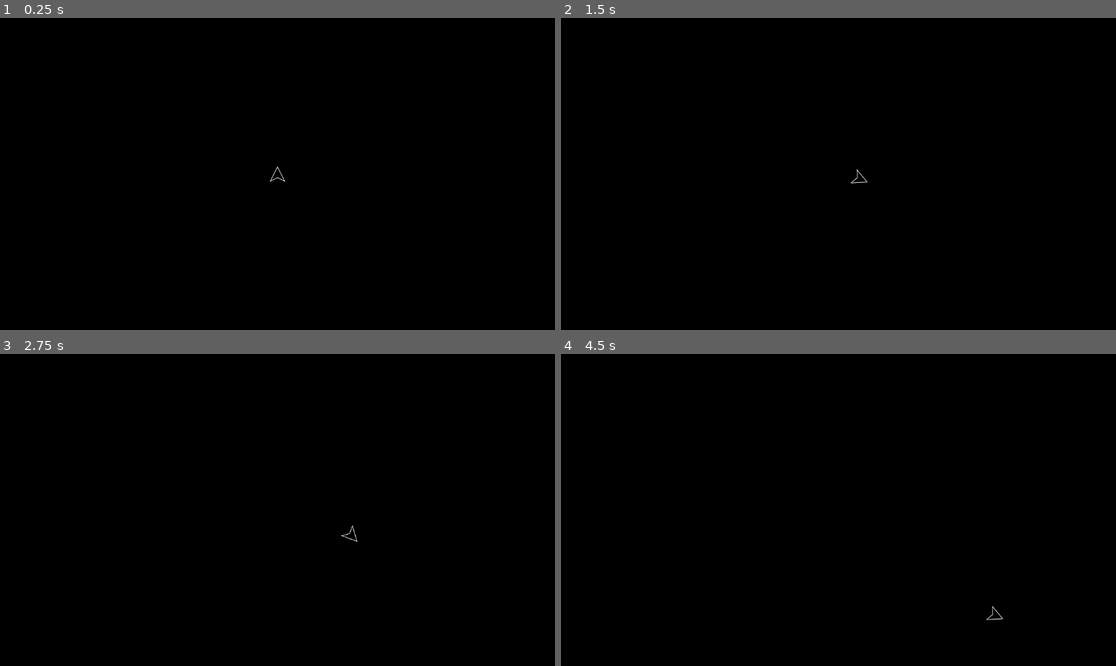
Above: before the commit, frames 1-4 (two rows, left to right).
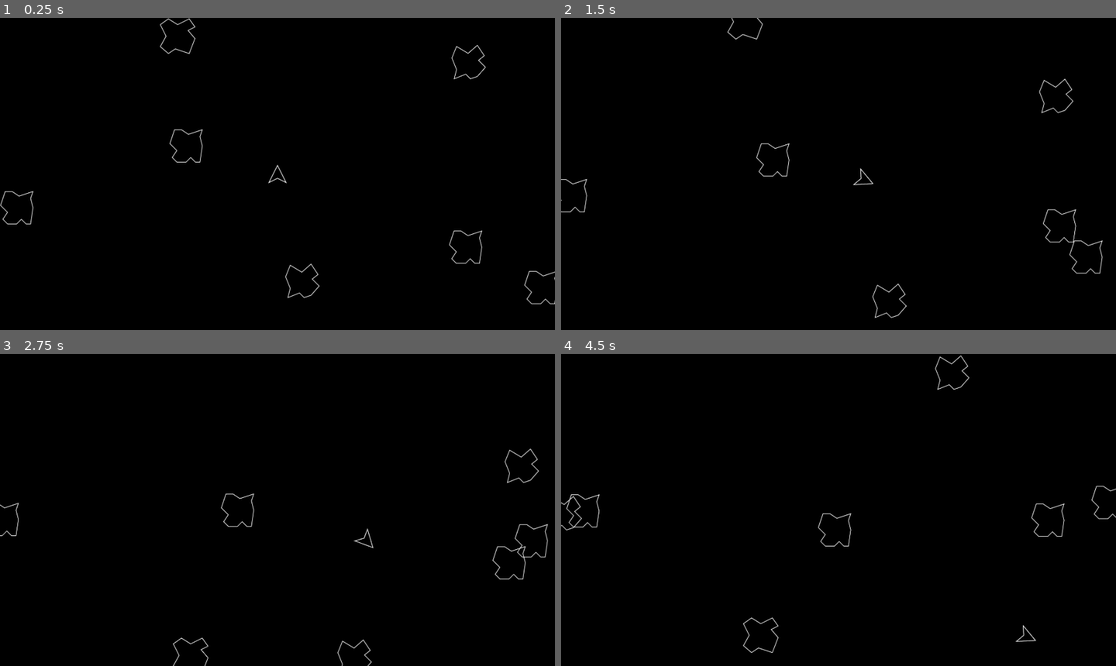
Above: after the commit, the same moments.

Repository: deoshreyas/Asteroid-Shooter
Game: Godot game, scene res://Scenes/world.tscn
Two runs of this game, one before a commit and one after it. Both use one fixed random seed, a clock stepped at 60 frames per second and the inputs below.
Inputs:
- Up to frame 1 (0.25 s): no input
- Up to frame 2 (1.5 s): hold Right (go_right) 0.53-1.28 s; hold Up (move) 0.53-1.28 s; hold Left (go_left) from 1.28 s (still down); tap Up (move) at 1.35 s
- Up to frame 3 (2.75 s): release Left (go_left) at 2.03 s; hold Right (go_right) from 2.03 s (still down); hold Up (move) from 2.03 s (still down)
- Up to frame 4 (4.5 s): release Up (move) at 2.78 s; tap Up (move) at 2.85, 4.35 s; release Right (go_right) at 3.53 s; hold Up (move) 3.53-4.28 s; hold Left (go_left) from 3.53 s (still down)

The runs differ from the first frame. In frame 1, 0.7% of the frame differs, in the area x 0-100%, y 0-92%; in frame 2, 0.7%; in frame 3, 0.6%; in frame 4, 0.7%.

Commit message:
Work on random asteroid spawning, Develop size system, Fix bugs in bounding function

Diff:
--- /dev/null
+++ b/Scenes/asteroid.tscn
@@ -0,0 +1,16 @@
+[gd_scene load_steps=4 format=3 uid="uid://27ijl7ljmjx1"]
+
+[ext_resource type="Script" path="res://Scripts/asteroid.gd" id="1_gucta"]
+[ext_resource type="Texture2D" uid="uid://cwi1xeblcxue0" path="res://Assets/Sprites/astro1.png" id="2_hgk3y"]
+
+[sub_resource type="CircleShape2D" id="CircleShape2D_v5k3w"]
+radius = 70.0071
+
+[node name="Asteroid" type="Node2D"]
+script = ExtResource("1_gucta")
+
+[node name="Sprite2D" type="Sprite2D" parent="."]
+texture = ExtResource("2_hgk3y")
+
+[node name="CollisionShape2D" type="CollisionShape2D" parent="."]
+shape = SubResource("CircleShape2D_v5k3w")
--- /dev/null
+++ b/Scenes/asteroid_spawner.tscn
@@ -0,0 +1,8 @@
+[gd_scene load_steps=3 format=3 uid="uid://blo0ksxjdndxy"]
+
+[ext_resource type="Script" path="res://Scripts/Scripts.AsteroidSpawner.gd" id="1_l872k"]
+[ext_resource type="PackedScene" uid="uid://27ijl7ljmjx1" path="res://Scenes/asteroid.tscn" id="2_2cclh"]
+
+[node name="AsteroidSpawner" type="Node"]
+script = ExtResource("1_l872k")
+asteroid_scene = ExtResource("2_2cclh")
--- a/Scenes/world.tscn
+++ b/Scenes/world.tscn
@@ -1,6 +1,7 @@
-[gd_scene load_steps=2 format=3 uid="uid://cubdsau7gep4q"]
+[gd_scene load_steps=3 format=3 uid="uid://cubdsau7gep4q"]
 
 [ext_resource type="PackedScene" uid="uid://d171ojesuwkt" path="res://Scenes/player_ship.tscn" id="1_21phs"]
+[ext_resource type="PackedScene" uid="uid://blo0ksxjdndxy" path="res://Scenes/asteroid_spawner.tscn" id="2_f38y7"]
 
 [node name="World" type="Node"]
 
@@ -8,3 +9,5 @@
 zoom = Vector2(0.5, 0.5)
 
 [node name="PlayerShip" parent="." instance=ExtResource("1_21phs")]
+
+[node name="AsteroidSpawner" parent="." instance=ExtResource("2_f38y7")]
--- a/Scripts/PlayerShip.gd
+++ b/Scripts/PlayerShip.gd
@@ -1,6 +1,5 @@
 extends CharacterBody2D
-
-class_name Player
+class_name PlayerShip
 
 @export var max_vel = 10.0
 @export var rotation_speed = 3.5
@@ -40,7 +39,7 @@
 
 func limit_movement():
 	var bounds = {}
-	var rect = get_viewport_rect()
+	var rect = get_viewport().get_visible_rect()
 	var camera = get_viewport().get_camera_2d()
 	var zoom = camera.zoom
 	var camera_pos = camera.global_position
--- /dev/null
+++ b/Scripts/Scripts.AsteroidSpawner.gd
@@ -0,0 +1,34 @@
+extends Node
+class_name AsteroidSpawner
+
+@export var asteroid_scene : PackedScene
+
+@export var count = 7
+
+const utils = preload("res://Scripts/utilities.gd")
+
+func _ready():
+	for i in range(count):
+		var spawn_position = get_random_position()
+		instantiate_asteroid(utils.size.BIG, spawn_position)
+
+func get_random_position():
+	var bounds = {}
+	var rect = get_viewport().get_visible_rect()
+	var camera = get_viewport().get_camera_2d()
+	var zoom = camera.zoom
+	var camera_pos = camera.global_position
+	var size = rect.size / zoom
+	bounds.top = (camera.position.y - size.y)/2
+	bounds.bottom =  (camera.position.y + size.y)/2
+	bounds.right = (camera.position.x + size.x)/2
+	bounds.left = (camera.position.x - size.x)/2
+	var x = randi_range(bounds.left, bounds.right)
+	var y = randi_range(bounds.top, bounds.bottom)
+	return Vector2(x, y)
+
+func instantiate_asteroid(size: utils.size, position : Vector2):
+	var asteroid = asteroid_scene.instantiate() as Asteroid
+	get_tree().root.add_child.call_deferred(asteroid)
+	asteroid.global_position = position
+	asteroid.size = size
--- /dev/null
+++ b/Scripts/asteroid.gd
@@ -0,0 +1,52 @@
+extends Node2D
+class_name Asteroid
+
+var asteroid_sprites = ["res://Assets/Sprites/astro1.png", "res://Assets/Sprites/astro2.png",
+"res://Assets/Sprites/astro3.png", "res://Assets/Sprites/astro4.png"]
+
+const utils = preload("res://Scripts/utilities.gd")
+
+@export var speed = 100.0
+
+var size = utils.size.BIG
+
+var direction : Vector2
+
+@onready var sprite = $Sprite2D
+
+func _ready():
+	var scale_value = 1 / (size + 1.0)
+	scale = Vector2(scale_value, scale_value)
+
+	var random_image = asteroid_sprites.pick_random()
+	sprite.texture = load(random_image)
+
+	var x = randf_range(-1, 1)
+	var y = randf_range(-1, 1)
+	direction = Vector2(x, y)
+
+func _process(delta):
+	global_position += direction * speed * delta
+
+func _physics_process(delta):
+	limit_movement()
+
+func limit_movement():
+	var bounds = {}
+	var rect = get_viewport().get_visible_rect()
+	var camera = get_viewport().get_camera_2d()
+	var zoom = camera.zoom
+	var camera_pos = camera.global_position
+	var size = rect.size / zoom
+	bounds.top = (camera.position.y - size.y)/2
+	bounds.bottom =  (camera.position.y + size.y)/2
+	bounds.right = (camera.position.x + size.x)/2
+	bounds.left = (camera.position.x - size.x)/2
+	if global_position.y > bounds.bottom:
+		global_position.y = bounds.top
+	elif global_position.y <= bounds.top:
+		global_position.y = bounds.bottom
+	if global_position.x < bounds.left:
+		global_position.x = bounds.right
+	elif global_position.x >= bounds.right:
+		global_position.x = bounds.left
--- /dev/null
+++ b/Scripts/utilities.gd
@@ -0,0 +1,3 @@
+class_name AsteroidSize
+
+enum size{BIG, MEDIUM, SMALL}
--- a/project.godot
+++ b/project.godot
@@ -14,6 +14,11 @@
 run/main_scene="res://Scenes/world.tscn"
 config/features=PackedStringArray("4.0", "GL Compatibility")
 config/icon="res://icon.svg"
+
+[display]
+
+window/size/viewport_width=960
+window/size/viewport_height=540
 
 [input]
 
